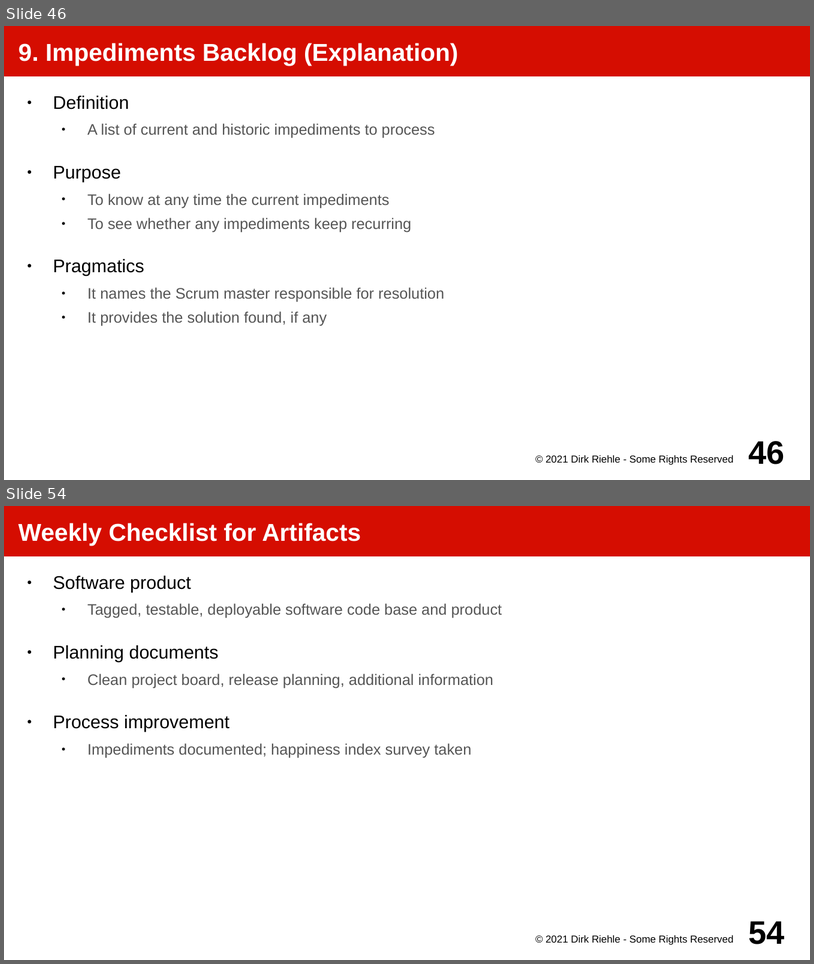
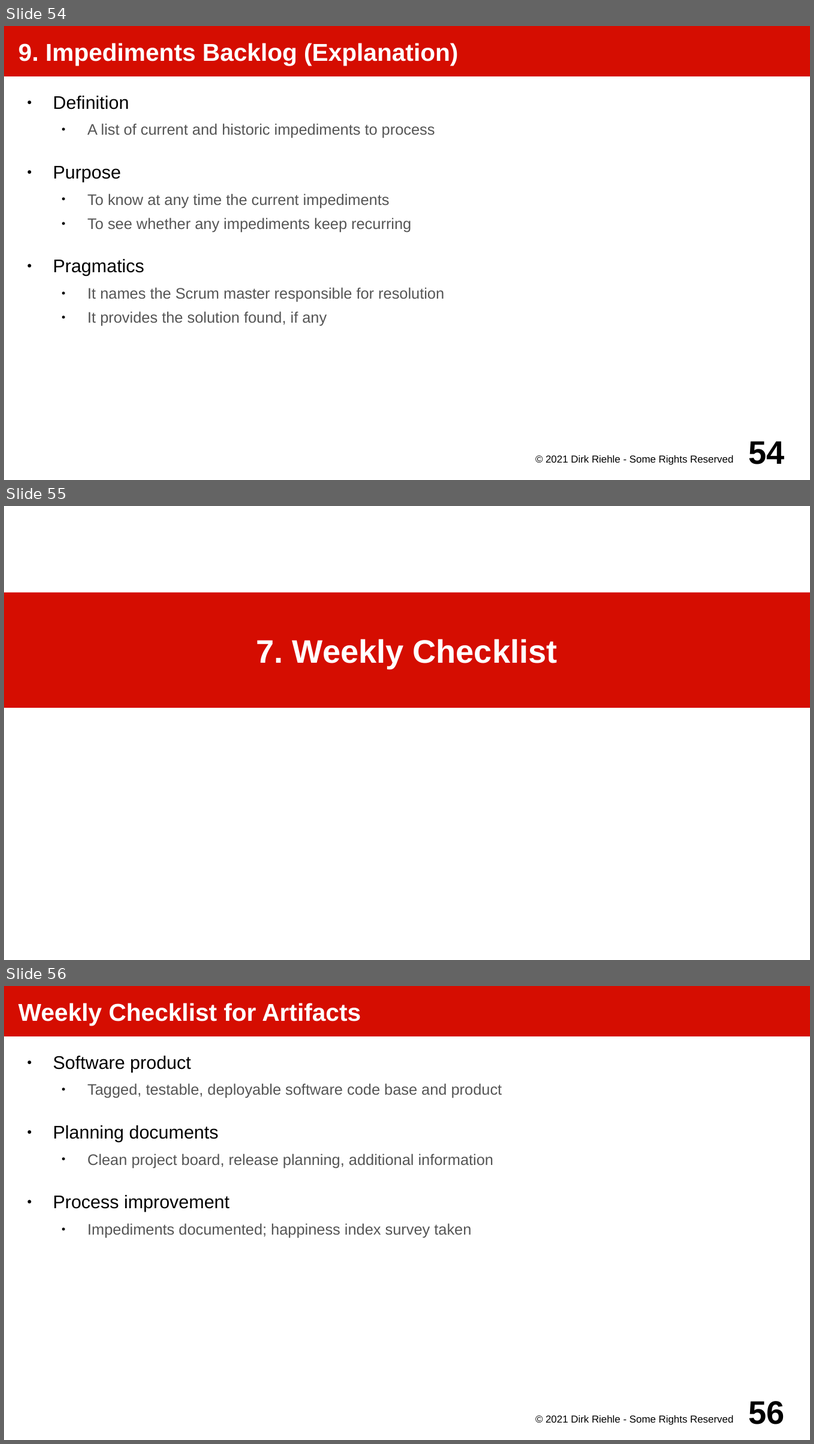
Before and after one commit to dirkriehle/amos-course, a slide deck: Lecture slides/AMOS A02 - Project Setup.odp. Shown one above the other, each under a label of ours: slides 46 and 54 before the commit, slides 54, 55 and 56 after it; the slides between them are not shown. The pictures are 814x964 and 814x1444 pixels, drawn with LibreOffice and Linux fonts; fonts in the diff are those of the drawing. Boxes give left, top, right and bottom in pixels: in the first picture for what was removed or moved away, otherwise in the second. Text is boxed around its words. In the diff, an @@ line names an element or a change of style, - is before the commit and + after.

```diff
--- a/Lecture slides/AMOS A02 - Project Setup.odp
+++ b/Lecture slides/AMOS A02 - Project Setup.odp
@@ slide 55 added at [4, 506, 810, 960], background #FFFFFF @@
@@ title added at [4, 592, 810, 707], fill #D50D01, 32 pt, text #FFFFFF, bold @@
+7. Weekly Checklist
@@ what was slide 46 is now slide 54 @@
@@ page number at [749, 441, 785, 464]: text changed @@
-46
+54
@@ what was slide 54 is now slide 56 @@
@@ page number at [749, 1401, 785, 1424]: text changed @@
-54
+56
```
Also in this commit, not shown: 4 slides changed, 1 other slide added, 1 other file.
